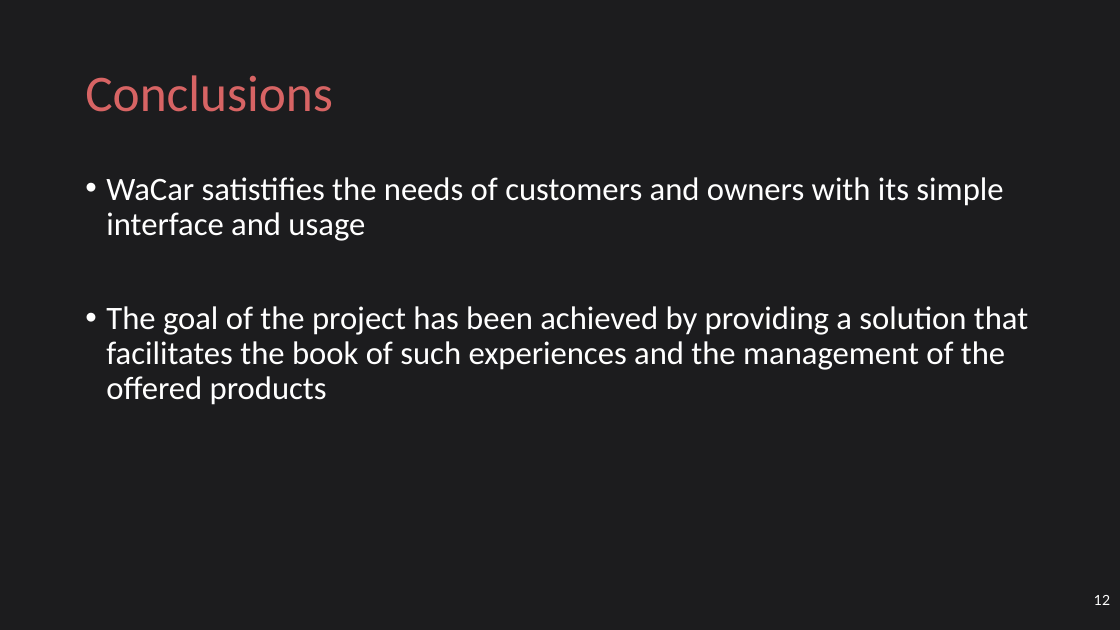
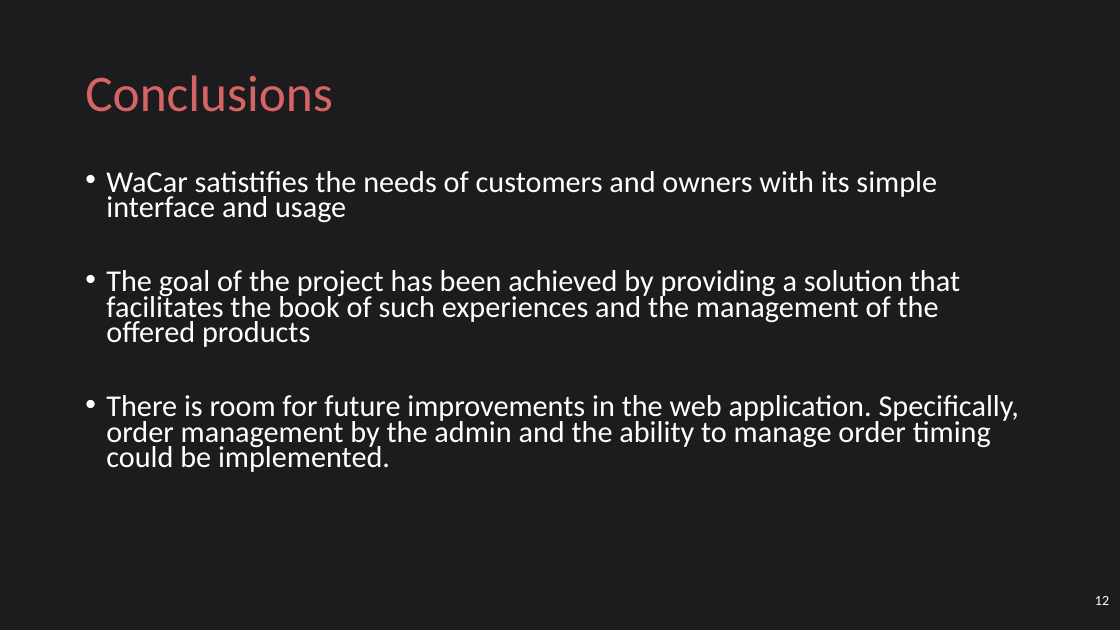
Before and after one commit to ludovicodimartino/webApplicationUniProject, a slide deck: slide 12 of WaCar.pptx. Drawn at 1120x630 pixels with LibreOffice and Linux fonts; fonts in the diff are those of the drawing. Boxes give left, top, right and bottom in pixels: in the first picture for what was removed or moved away, otherwise in the second. Text is boxed around its words. In the diff, an @@ line names an element or a change of style, - is before the commit and + after.

Commit message:
minor presentation adjustment

```diff
--- a/WaCar.pptx
+++ b/WaCar.pptx
@@ text at bbox=[106, 171, 960, 347]: size 28 to 25.9 pt in "WaCar satistifies the needs of customers and ...", "The goal of the project has been ..."; line spacing 0.9 to 0.7 @@
@@ text at bbox=[106, 395, 1019, 472]: paragraph added @@
+• There is room for future improvements in the web application. Specifically, order management by the admin and the ability to manage order timing could be implemented.
@@ page number at bbox=[1095, 596, 1109, 605]: font Lato to Calibri @@
```
Also in this commit, not shown: 2 other files.
